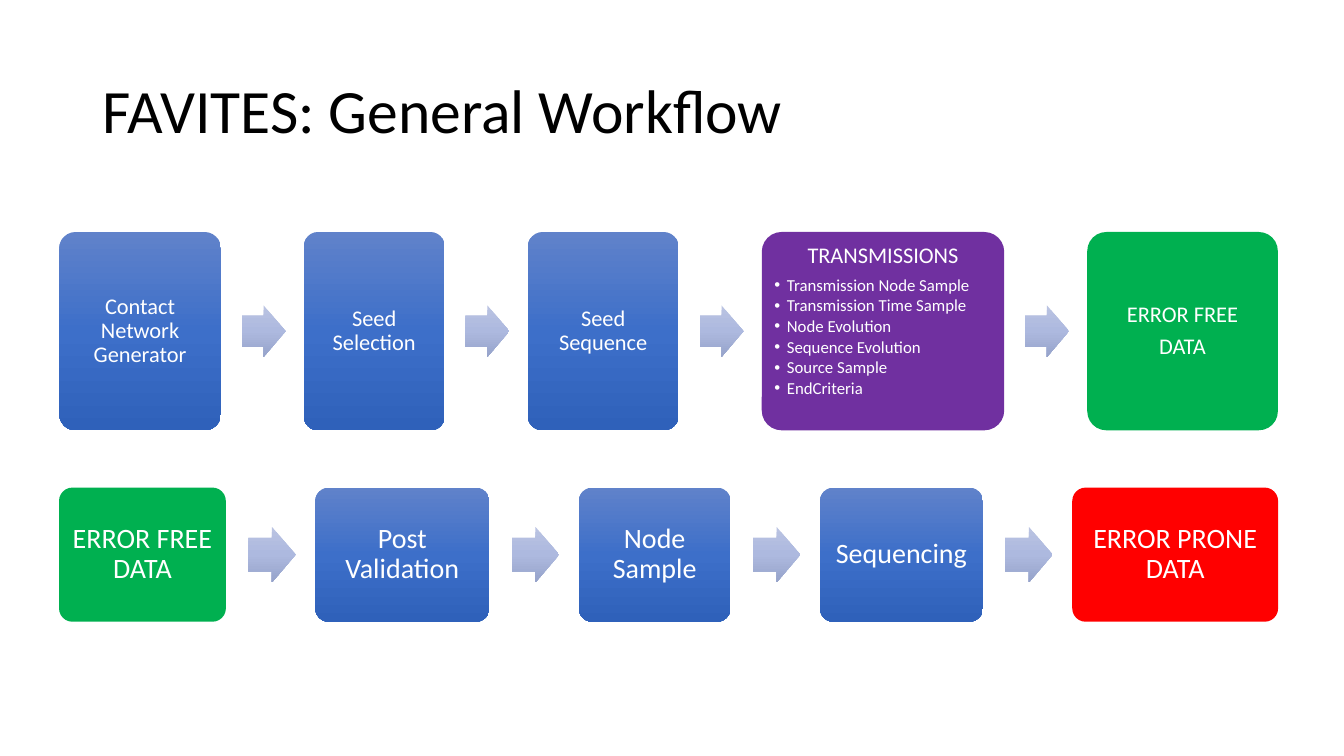
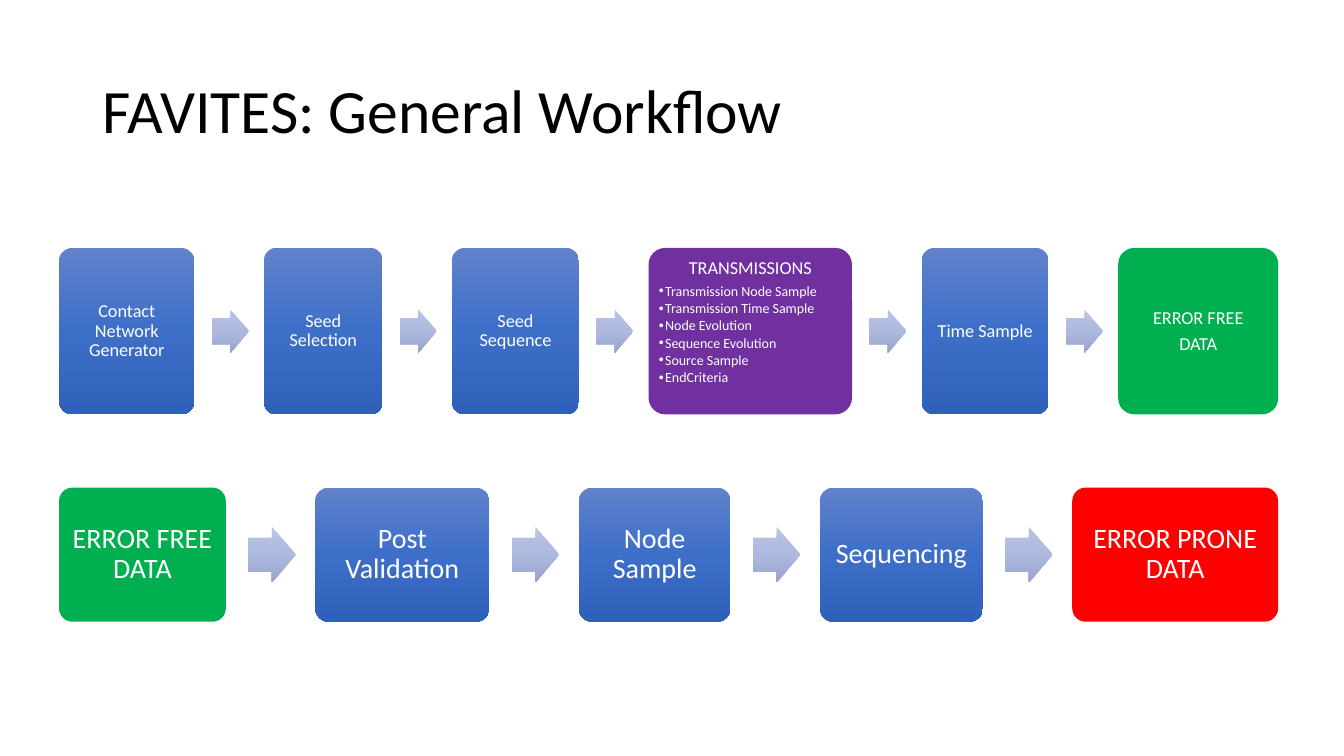
Before and after one commit to niemasd/FAVITES, a slide deck: slide 2 of figures/figures.pptx. Drawn at 1344x756 pixels with LibreOffice and Linux fonts; fonts in the diff are those of the drawing. Boxes give left, top, right and bottom in pixels: in the first picture for what was removed or moved away, otherwise in the second. Text is boxed around its words. In the diff, an @@ line names an element or a change of style, - is before the commit and + after.

Commit message:
Updated figures

```diff
--- a/figures/figures.pptx
+++ b/figures/figures.pptx
@@ rounded rectangle: place and size @@
-rounded rectangle at box(59, 232, 221, 431)
+rounded rectangle at box(58, 248, 195, 414)
@@ rounded rectangle: place and size @@
-rounded rectangle at box(303, 232, 445, 431)
+rounded rectangle at box(264, 248, 382, 414)
@@ text "Seed Selection": place and size @@
-text "Seed Selection" at box(333, 310, 416, 350)
+text "Seed Selection" at box(290, 314, 357, 346)
@@ rounded rectangle: place and size @@
-rounded rectangle at box(527, 232, 679, 431)
+rounded rectangle at box(452, 248, 579, 414)
@@ size 16 to 13 pt; less space between paragraphs in 4 elements at box(89, 305, 164, 356), box(1153, 312, 1243, 350), box(290, 314, 357, 346), box(480, 314, 552, 349) @@
@@ text "Seed Sequence": place and size @@
-text "Seed Sequence" at box(559, 310, 647, 354)
+text "Seed Sequence" at box(480, 314, 552, 349)
@@ rounded rectangle: place and size @@
-rounded rectangle at box(762, 232, 1005, 431)
+rounded rectangle at box(648, 248, 852, 414)
@@ text "TRANSMISSIONS": place and size @@
-text "TRANSMISSIONS" at box(787, 248, 969, 394)
+text "TRANSMISSIONS" at box(665, 262, 817, 382)
@@ text "TRANSMISSIONS" at box(665, 262, 817, 382): size 16 to 13 pt in "TRANSMISSIONS"; size 12 to 10 pt in "Transmission Node Sample", "Transmission Time Sample", "Node Evolution", "Sequence Evolution" and 2 more places; less space between paragraphs; indent changed @@
@@ rounded rectangle added at box(922, 248, 1049, 414), fill gradient #6183CB to #3E70CA to #3062BB @@
@@ rounded rectangle: place and size @@
-rounded rectangle at box(1088, 232, 1278, 431)
+rounded rectangle at box(1118, 248, 1278, 414)
@@ text "ERROR FREE": place and size @@
-text "ERROR FREE" at box(1127, 307, 1238, 354)
+text "ERROR FREE" at box(1153, 312, 1243, 350)
@@ right arrow: place and size @@
-right arrow at box(242, 306, 286, 357)
+right arrow at box(212, 310, 249, 353)
@@ right arrow: place and size @@
-right arrow at box(466, 306, 510, 357)
+right arrow at box(400, 310, 438, 353)
@@ right arrow: place and size @@
-right arrow at box(700, 306, 744, 357)
+right arrow at box(597, 310, 634, 353)
@@ right arrow added at box(870, 310, 907, 353), fill gradient #BBC5E3 to #AEBBE0 to #98A4CB @@
@@ text added at box(938, 324, 1032, 340), 13 pt, text #FFFFFF @@
+Time Sample
@@ right arrow: place and size @@
-right arrow at box(1025, 306, 1070, 357)
+right arrow at box(1067, 310, 1104, 353)
```
